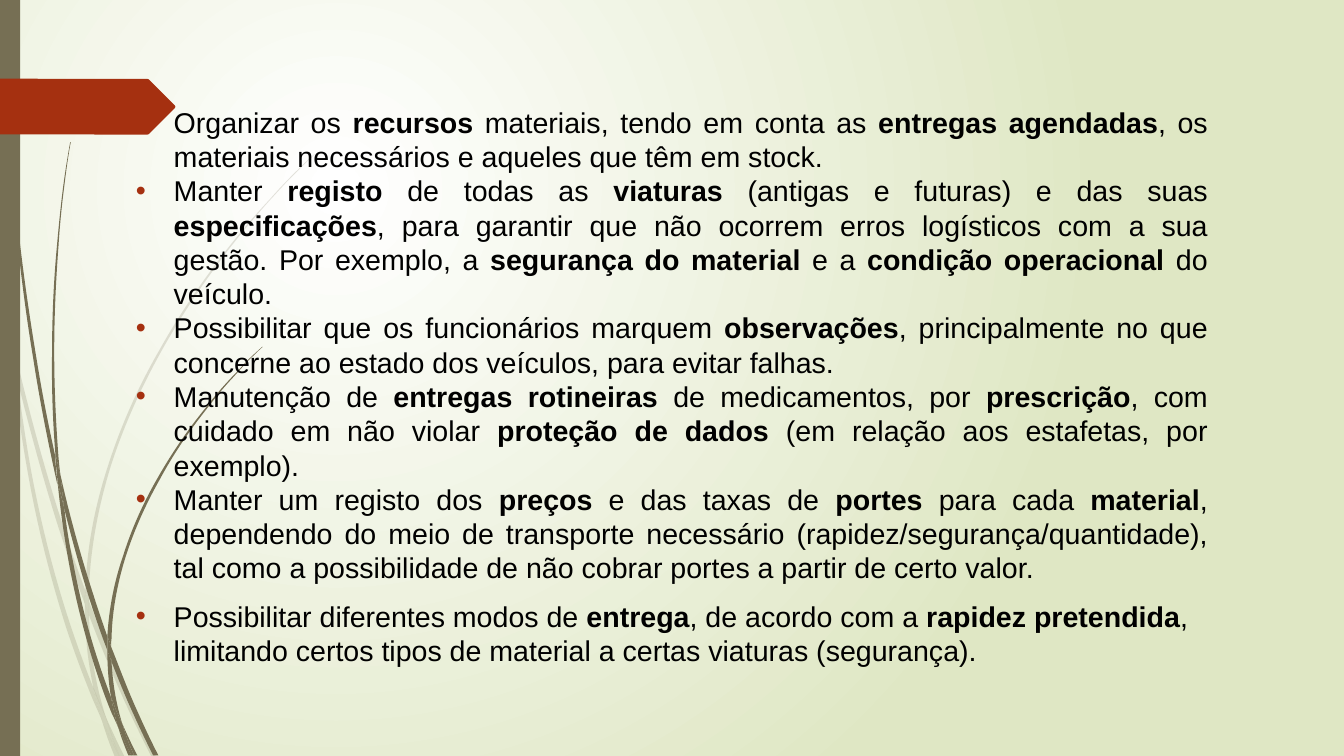
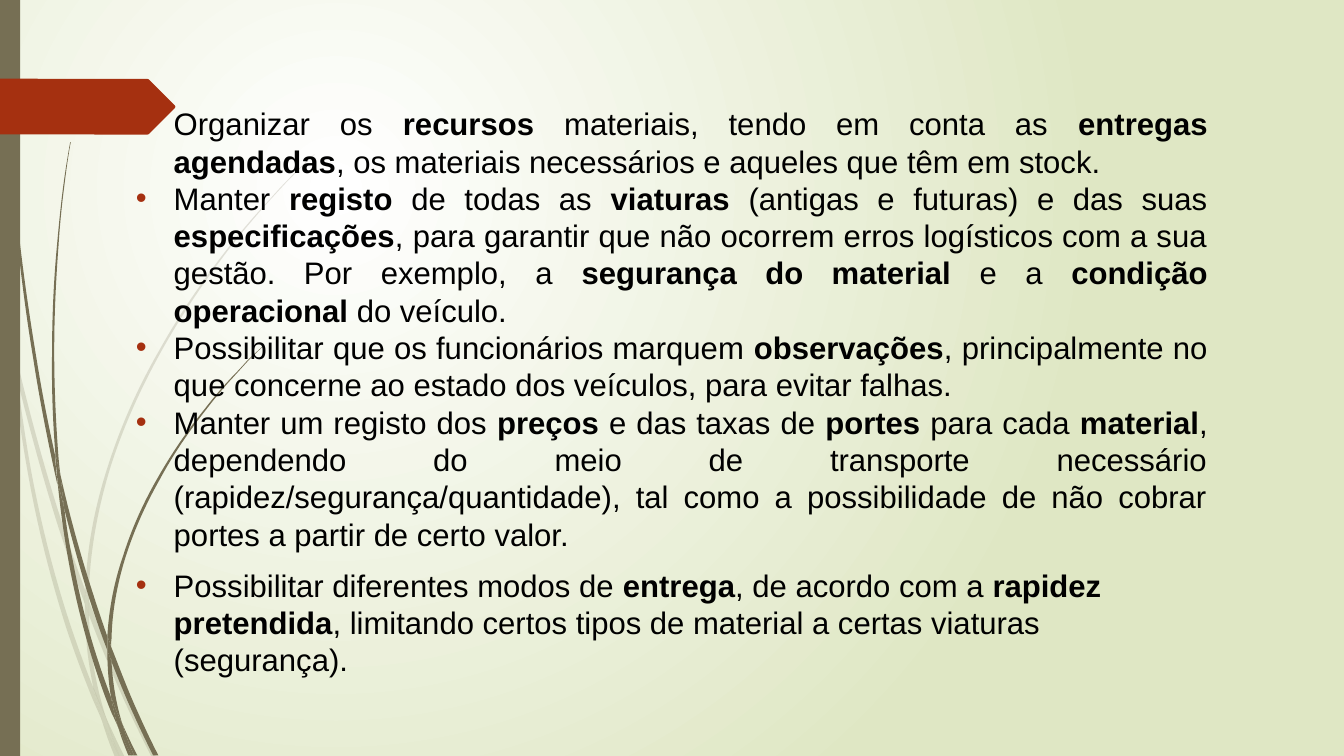
Before and after one commit to Lucenix/BD-TP, a slide deck: slide 8 of Apresentação1.pptx. Drawn at 1344x756 pixels with LibreOffice and Linux fonts; fonts in the diff are those of the drawing. Boxes give left, top, right and bottom in pixels: in the first picture for what was removed or moved away, otherwise in the second. Text is boxed around its words. In the diff, an @@ line names an element or a change of style, - is before the commit and + after.

```diff
--- a/Apresentação1.pptx
+++ b/Apresentação1.pptx
@@ text "Organizar os recursos materiais, tendo ..." at (x1=174, y1=112, x2=1208, y2=641): size 20.4 to 22.2 pt @@
@@ text at (x1=174, y1=385, x2=1208, y2=481): paragraph removed @@
-• Manutenção de entregas rotineiras de medicamentos, por prescrição, com cuidado em não violar proteção de dados (em relação aos estafetas, por exemplo).
```
Also in this commit, not shown: 7 other slides changed, 1 slide added.
